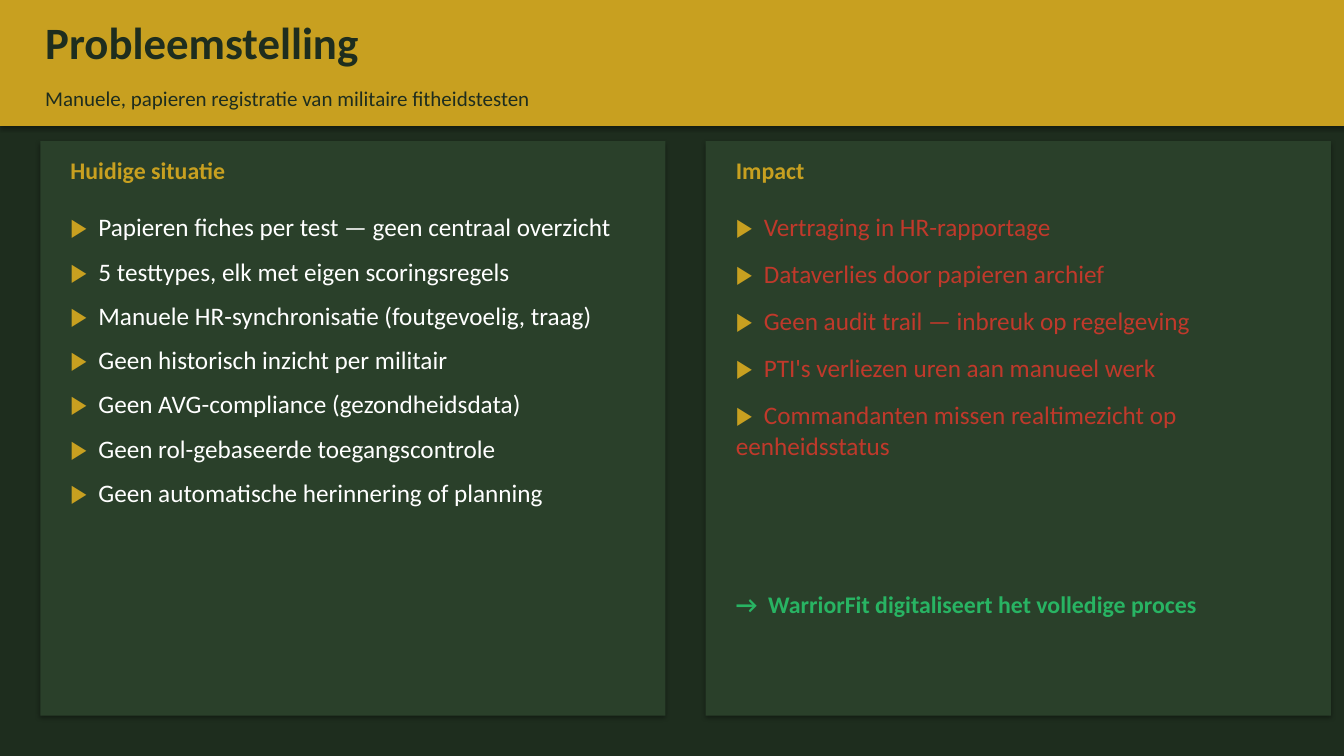
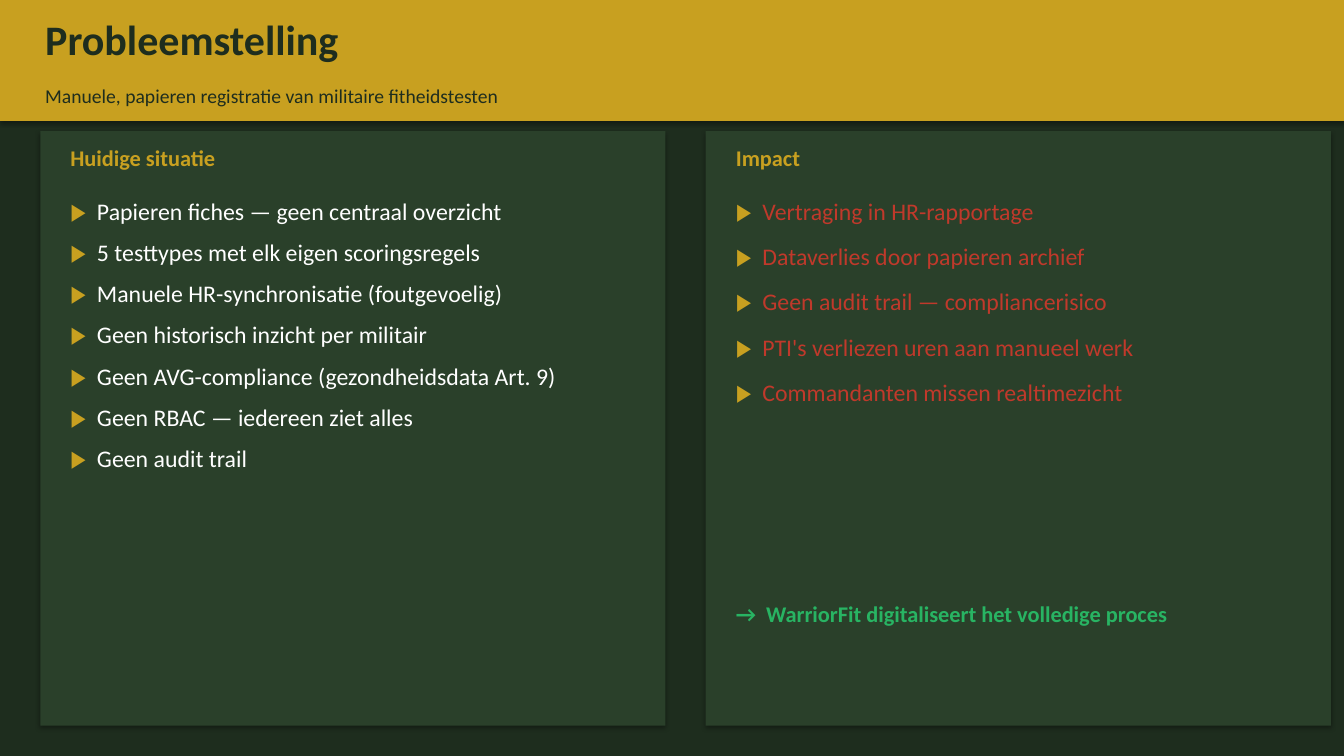
Before and after one commit to BenoitGoethals/WarriorFit, a slide deck: slide 2 of documentation/WarriorFit_Presentatie_10min_NL.pptx. Drawn at 1344x756 pixels with LibreOffice and Linux fonts; fonts in the diff are those of the drawing. Boxes give left, top, right and bottom in pixels: in the first picture for what was removed or moved away, otherwise in the second. Text is boxed around its words. In the diff, an @@ line names an element or a change of style, - is before the commit and + after.

Commit message:
Update 10-minute deck script: slides expanded to 17, refinements & helpers added
- Added 2 new slides and refined existing slide scripts.
- Expanded slide helpers: new functions for KPI rows, bullets, and better image handling.
- Consolidated palette and layout settings for cleaner code.
- Updated slide titles, flow, and content to reflect enhanced architecture and compliance emphasis.

```diff
--- a/documentation/WarriorFit_Presentatie_10min_NL.pptx
+++ b/documentation/WarriorFit_Presentatie_10min_NL.pptx
@@ rectangle: place and size @@
-rectangle at bbox=[0, 0, 1344, 126]
+rectangle at bbox=[0, 0, 1344, 121]
@@ text "Probleemstelling" at bbox=[45, 25, 338, 62]: size 32 to 30 pt @@
@@ text "Manuele, papieren registratie van militaire ..." at bbox=[45, 89, 498, 107]: size 15 to 14 pt @@
@@ rectangle: place and size @@
-rectangle at bbox=[40, 141, 665, 716]
+rectangle at bbox=[40, 131, 665, 726]
@@ text "Huidige situatie": place and size @@
-text "Huidige situatie" at bbox=[70, 162, 225, 183]
+text "Huidige situatie" at bbox=[70, 150, 215, 170]
@@ rectangle: place and size @@
-rectangle at bbox=[706, 141, 1331, 716]
+rectangle at bbox=[706, 131, 1331, 726]
@@ size 17 to 16 pt in 3 elements at bbox=[766, 606, 1167, 626], bbox=[70, 150, 215, 170], bbox=[736, 151, 800, 170] @@
@@ text "Impact": place and size @@
-text "Impact" at bbox=[736, 163, 804, 183]
+text "Impact" at bbox=[736, 151, 800, 170]
@@ text "▶ Papieren fiches — geen ...": place and size @@
-text "▶ Papieren fiches — geen ..." at bbox=[98, 218, 610, 507]
+text "▶ Papieren fiches — geen ..." at bbox=[97, 203, 555, 467]
@@ text at bbox=[97, 203, 502, 306]: text changed; size 18 to 17 pt @@
-▶ Papieren fiches per test — geen centraal overzicht
-▶ 5 testtypes, elk met eigen scoringsregels
-▶ Manuele HR-synchronisatie (foutgevoelig, traag)
+▶ Papieren fiches — geen centraal overzicht
+▶ 5 testtypes met elk eigen scoringsregels
+▶ Manuele HR-synchronisatie (foutgevoelig)
@@ text "▶ Vertraging in HR-rapportage": place and size @@
-text "▶ Vertraging in HR-rapportage" at bbox=[736, 218, 1189, 455]
+text "▶ Vertraging in HR-rapportage" at bbox=[762, 203, 1133, 401]
@@ text at bbox=[762, 203, 1133, 356]: size 18 to 17 pt in "▶ Vertraging in HR-rapportage", "▶ Dataverlies door papieren archief", "▶ PTI's verliezen uren aan manueel werk" @@
@@ text at bbox=[762, 293, 1107, 314]: text changed; size 18 to 17 pt @@
-▶ Geen audit trail — inbreuk op regelgeving
+▶ Geen audit trail — compliancerisico
@@ text at bbox=[97, 326, 427, 347]: size 18 to 17 pt in "▶ Geen historisch inzicht per militair"; less space between paragraphs @@
@@ text at bbox=[97, 368, 555, 467]: text changed; size 18 to 17 pt @@
-▶ Geen AVG-compliance (gezondheidsdata)
-▶ Geen rol-gebaseerde toegangscontrole
-▶ Geen automatische herinnering of planning
+▶ Geen AVG-compliance (gezondheidsdata Art. 9)
+▶ Geen RBAC — iedereen ziet alles
+▶ Geen audit trail
@@ text at bbox=[762, 384, 1122, 401]: text changed; size 18 to 17 pt @@
-▶ Commandanten missen realtimezicht op eenheidsstatus
+▶ Commandanten missen realtimezicht
@@ text "→ WarriorFit digitaliseert het volledige ...": place and size @@
-text "→ WarriorFit digitaliseert het volledige ..." at bbox=[768, 596, 1196, 617]
+text "→ WarriorFit digitaliseert het volledige ..." at bbox=[766, 606, 1167, 626]
```
Also in this commit, not shown: 12 other slides changed, 4 slides added, 2 slides removed, 1 other file.
